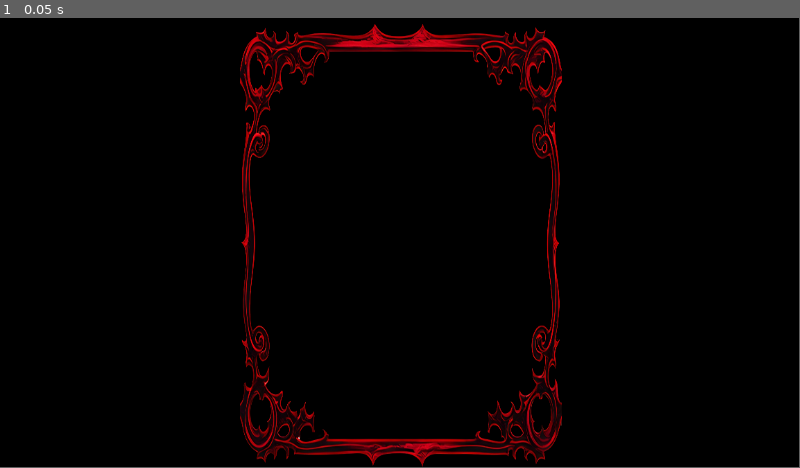
Above: before the commit, frame 1.
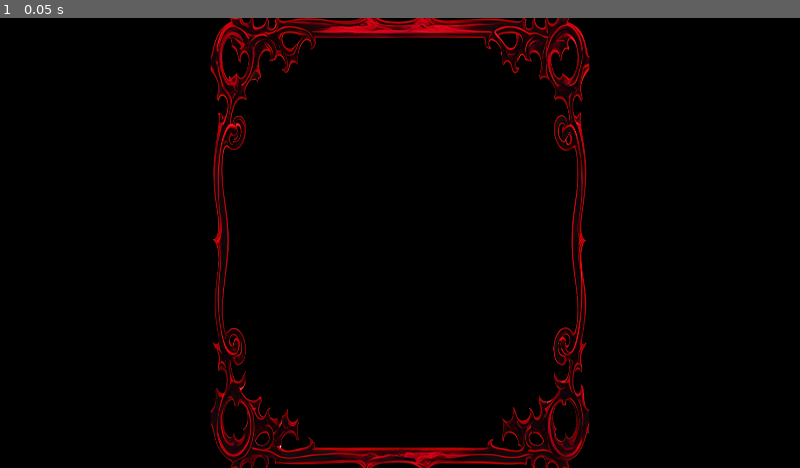
Above: after the commit, the same moment.

Repository: colton-o/bubblemancer
Game: Godot game, scene res://Levels/main.tscn
Two runs of this game, one before a commit and one after it. Both use one fixed random seed, a clock stepped at 60 frames per second and the inputs below.
Inputs:
- Up to frame 1 (0.05 s): no input
In our replay, the window is 799x449 before the commit and 800x450 after it. These sizes can differ from the game's own. Grey fills any space a smaller window leaves; there, only what the larger window draws over its background counts as a difference.

The runs differ from the first frame. In frame 1, 9.9% of the frame differs, in the area x 26-74%, y 0-100%.

Commit message:
resolution

Diff:
--- a/Levels/main.tscn
+++ b/Levels/main.tscn
@@ -5,8 +5,7 @@
 [node name="Node2D" type="Node2D"]
 
 [node name="Border" type="Sprite2D" parent="."]
-position = Vector2(2, 4.50001)
-scale = Vector2(0.121, 0.249609)
+scale = Vector2(0.236458, 0.439062)
 texture = ExtResource("1_bjvi8")
 
 [node name="Camera2D" type="Camera2D" parent="."]
--- a/project.godot
+++ b/project.godot
@@ -15,6 +15,13 @@
 config/features=PackedStringArray("4.3", "Forward Plus")
 config/icon="res://icon.svg"
 
+[display]
+
+window/size/viewport_width=1920
+window/size/viewport_height=1080
+window/stretch/mode="viewport"
+window/stretch/aspect="expand"
+
 [rendering]
 
 environment/defaults/default_clear_color=Color(0, 0, 0, 1)
Not shown, added: .gitattributes
